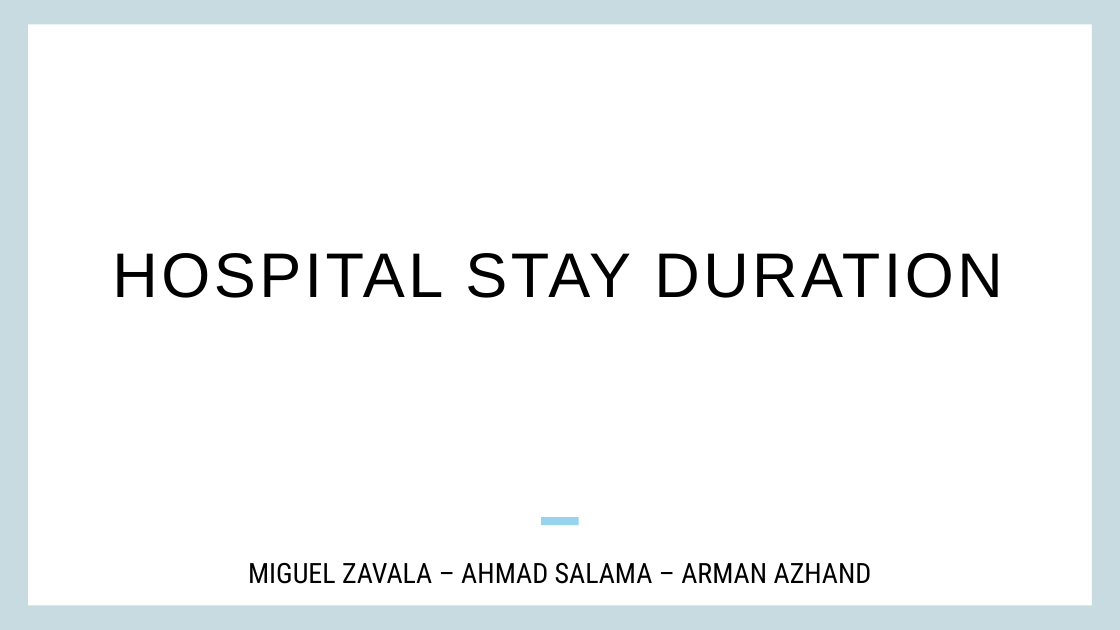
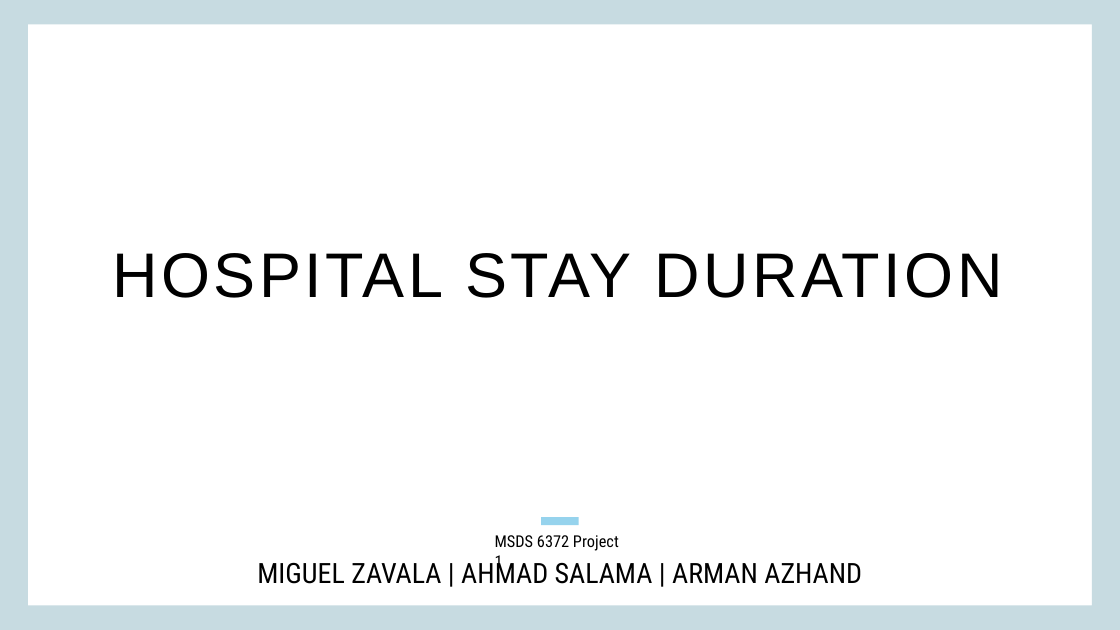
Before and after one commit to mikkezavala/ds-6372-project-1, a slide deck: slide 1 of Project Presentation Slides.pptx. Drawn at 1120x630 pixels with LibreOffice and Linux fonts; fonts in the diff are those of the drawing; background and template pictures are left out. Boxes give left, top, right and bottom in pixels: in the first picture for what was removed or moved away, otherwise in the second. Text is boxed around its words. In the diff, an @@ line names an element or a change of style, - is before the commit and + after.

Commit message:
Update Project Presentation Slides.pptx
added some more structure to the presentation (title pages for eda and both objectives, objective 2 comparison table, summary, and final contacts slide)
deleted unrelated slides that came default with the template

```diff
--- a/Project Presentation Slides.pptx
+++ b/Project Presentation Slides.pptx
@@ text added at [495,535,619,572], 14 pt, text #000000 @@
+MSDS 6372 Project 1
@@ subtitle at [257,557,862,584]: text changed @@
-MIGUEL ZAVALA – AHMAD SALAMA – ARMAN AZHAND
+MIGUEL ZAVALA | AHMAD SALAMA | ARMAN AZHAND
```
Also in this commit, not shown: 2 other slides changed, 8 slides added, 9 slides removed.
